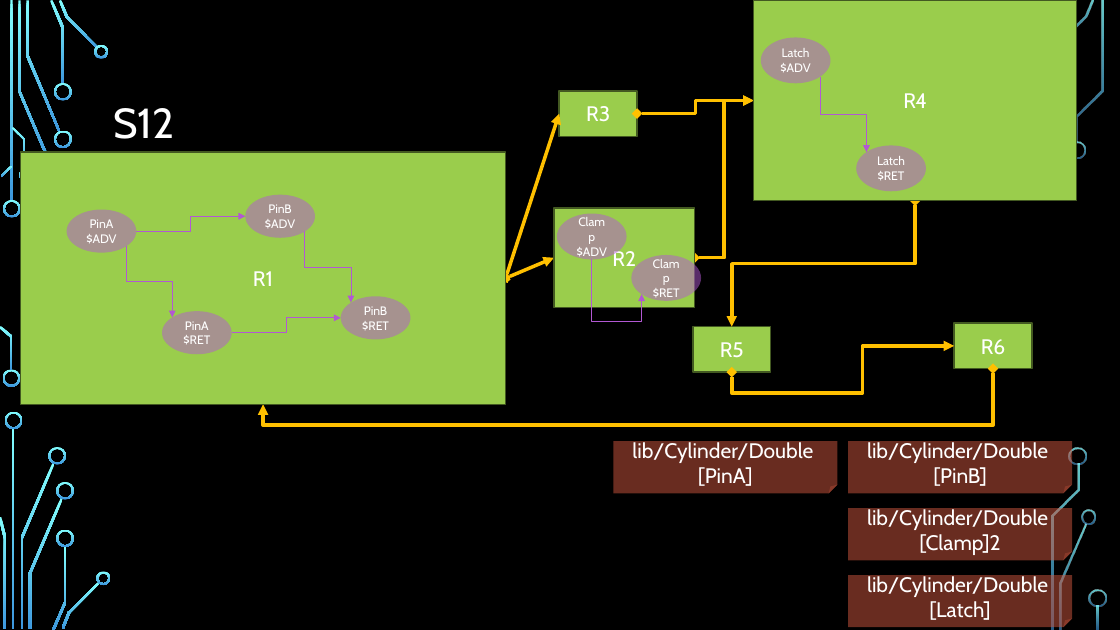
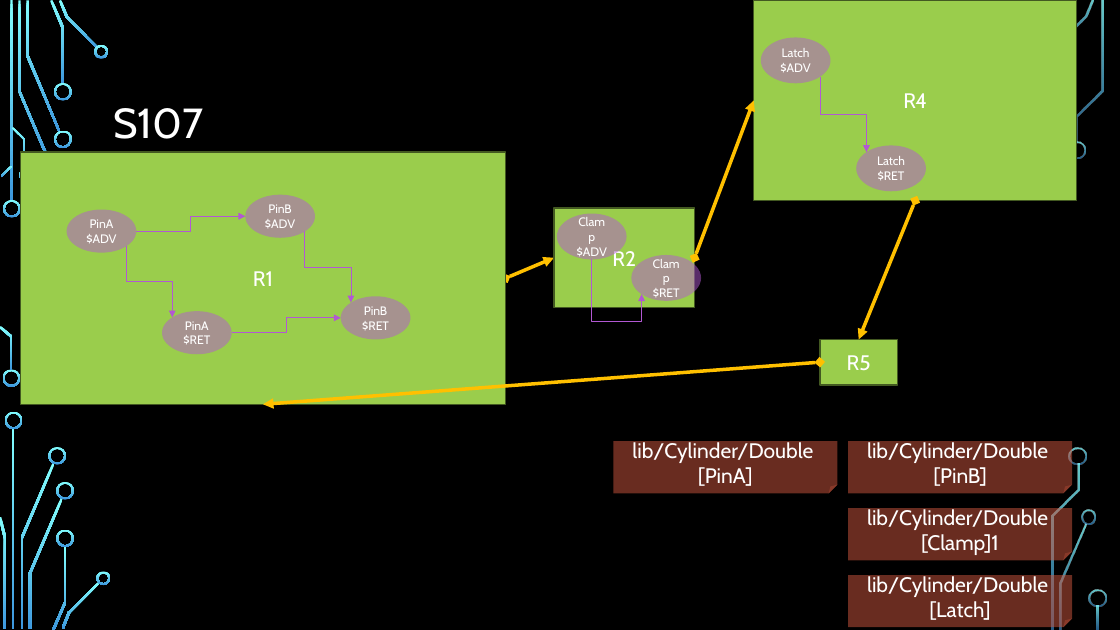
Before and after one commit to DualsoftDev/ds, a slide deck: slide 9 of DsDotNet/src/UnitTest/UnitTest.Model/ImportOfficeExample/Sample/s_car.pptx (slide 4 before the commit). Drawn at 1120x630 pixels with LibreOffice and Linux fonts; fonts in the diff are those of the drawing; background and template pictures are left out. Boxes give left, top, right and bottom in pixels: in the first picture for what was removed or moved away, otherwise in the second. Text is boxed around its words. In the diff, an @@ line names an element or a change of style, - is before the commit and + after.

```diff
--- a/DsDotNet/src/UnitTest/UnitTest.Model/ImportOfficeExample/Sample/s_car.pptx
+++ b/DsDotNet/src/UnitTest/UnitTest.Model/ImportOfficeExample/Sample/s_car.pptx
@@ title at [113, 108, 203, 139]: text changed @@
-S12
+S107
@@ rectangle removed at [560, 91, 638, 136] @@
-R3
@@ elbow double arrow removed from (637, 113) to (754, 101) @@
@@ double arrow moved from (506, 278) - (560, 113) to (695, 258) - (754, 101) @@
@@ elbow double arrow removed from (695, 258) to (754, 101) @@
@@ elbow double arrow removed from (916, 201) to (732, 327) @@
@@ double arrow added from (916, 201) to (859, 339), #FFC000 3 pt @@
@@ rectangle removed at [954, 323, 1033, 369] @@
-R6
@@ elbow double arrow removed from (732, 372) to (954, 346) @@
@@ rectangle "R5": place and size @@
-rectangle "R5" at [693, 327, 771, 372]
+rectangle "R5" at [820, 339, 898, 385]
@@ elbow double arrow removed from (993, 369) to (263, 404) @@
@@ double arrow added from (820, 362) to (263, 404), #FFC000 3 pt @@
@@ text in folded corner at [921, 534, 999, 555]: text changed @@
-[Clamp]2
+[Clamp]1
```
Also in this commit, not shown: 3 other slides changed, 6 slides added, 20 other files.
